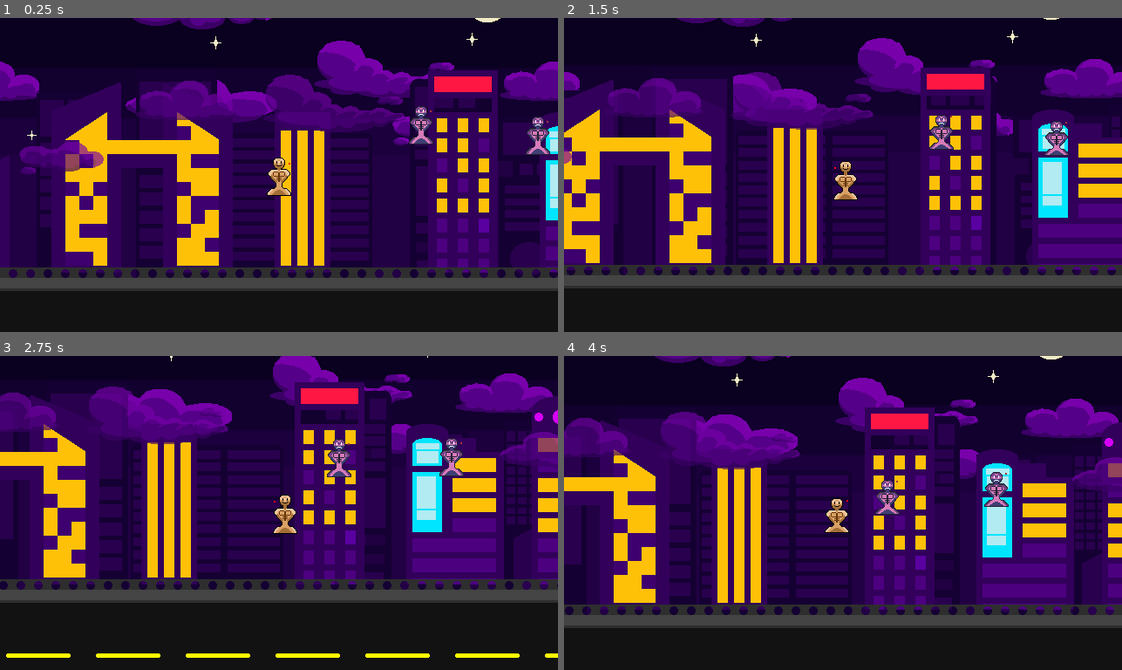
Above: before the commit, frames 1-4 (two rows, left to right).
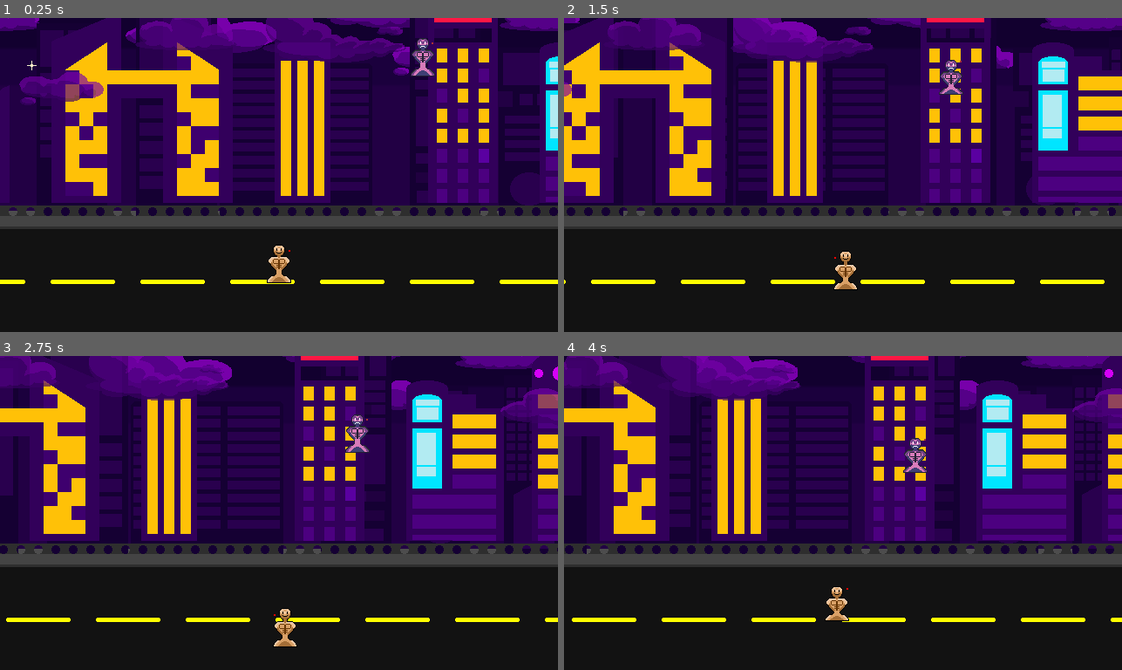
Above: after the commit, the same moments.

Repository: Tomaz-Arlindo/Godot-Survivors
Game: Godot game, scene res://World/world.tscn
Same seed, same stepped clock (60 frames per second), same inputs: the game is played once before the commit and once after it.
Inputs:
- Up to frame 1 (0.25 s): no input
- Up to frame 2 (1.5 s): hold D (right) 0.53-1.28 s; hold S (down) from 1.28 s (still down)
- Up to frame 3 (2.75 s): release S (down) at 2.03 s; hold D (right) from 2.03 s (still down)
- Up to frame 4 (4 s): release D (right) at 2.78 s; hold W (up) 2.78-3.53 s; hold A (left) from 3.53 s (still down)

The runs differ from the first frame. In frame 1, 63% of the frame differs, in the area x 0-100%, y 0-87%; in frame 2, 61%; in frame 3, 53%; in frame 4, 64%.

Commit message:
hitbox and hurtbox funcionalities

Diff:
--- a/Enemy/dummy_enemy.gd
+++ b/Enemy/dummy_enemy.gd
@@ -2,7 +2,7 @@
 
 
 @export var movement_speed = 20
-
+@export var hp = 10
 @onready var player = get_tree().get_first_node_in_group("player")
 @onready var sprite = $Sprite2D
 @onready var anim = $AnimationPlayer
@@ -19,3 +19,9 @@
 		sprite.flip_h = true
 	elif direction.x < -0.1:
 		sprite.flip_h = false
+
+
+func _on_hurt_box_hurt(damage):
+	hp -= damage
+	if hp <= 0:
+		queue_free()
--- a/Enemy/dummy_enemy.tscn
+++ b/Enemy/dummy_enemy.tscn
@@ -1,11 +1,13 @@
-[gd_scene load_steps=7 format=3 uid="uid://hk6oegcl1p8i"]
+[gd_scene load_steps=11 format=3 uid="uid://hk6oegcl1p8i"]
 
 [ext_resource type="Script" uid="uid://crxqoiybcjlu1" path="res://Enemy/dummy_enemy.gd" id="1_32u52"]
 [ext_resource type="Texture2D" uid="uid://7akyuwj5niyf" path="res://Textures/Enemy/Dummy-enemy.png" id="2_2r6sc"]
+[ext_resource type="PackedScene" uid="uid://c3cirgpopojvy" path="res://Utility/hurt_box.tscn" id="3_2r6sc"]
+[ext_resource type="PackedScene" uid="uid://df2g3f7a7lvsi" path="res://Utility/hit_box.tscn" id="4_32kck"]
 
 [sub_resource type="CapsuleShape2D" id="CapsuleShape2D_32u52"]
-radius = 7.0
-height = 34.0
+radius = 5.0
+height = 28.0
 
 [sub_resource type="Animation" id="Animation_32u52"]
 resource_name = "walk"
@@ -45,6 +47,12 @@
 &"walk": SubResource("Animation_32u52")
 }
 
+[sub_resource type="RectangleShape2D" id="RectangleShape2D_32kck"]
+size = Vector2(24, 44)
+
+[sub_resource type="RectangleShape2D" id="RectangleShape2D_o17a4"]
+size = Vector2(18, 37)
+
 [node name="dummy-enemy" type="CharacterBody2D"]
 motion_mode = 1
 script = ExtResource("1_32u52")
@@ -61,3 +69,24 @@
 libraries = {
 &"": SubResource("AnimationLibrary_32kck")
 }
+
+[node name="HurtBox" parent="." instance=ExtResource("3_2r6sc")]
+collision_layer = 4
+collision_mask = 4
+
+[node name="CollisionShape2D" parent="HurtBox" index="0"]
+position = Vector2(0, 2)
+shape = SubResource("RectangleShape2D_32kck")
+
+[node name="HitBox" parent="." instance=ExtResource("4_32kck")]
+collision_layer = 2
+collision_mask = 2
+
+[node name="CollisionShape2D" parent="HitBox" index="0"]
+position = Vector2(0, 1.5)
+shape = SubResource("RectangleShape2D_o17a4")
+
+[connection signal="hurt" from="HurtBox" to="." method="_on_hurt_box_hurt"]
+
+[editable path="HurtBox"]
+[editable path="HitBox"]
--- a/Player/Player.gd
+++ b/Player/Player.gd
@@ -2,6 +2,7 @@
 
 
 var movement_speed = 40.0
+var hp = 80
 @onready var sprite = $Sprite2D
 @onready var walkTimer = get_node("%walkTimer")
 
@@ -27,3 +28,8 @@
 
 	velocity = mov.normalized()*movement_speed
 	move_and_slide()
+
+
+func _on_hurt_box_hurt(damage):
+	hp -= damage
+	print(hp)
--- a/Player/Player.tscn
+++ b/Player/Player.tscn
@@ -1,11 +1,15 @@
-[gd_scene load_steps=4 format=3 uid="uid://cc525imf310bj"]
+[gd_scene load_steps=6 format=3 uid="uid://cc525imf310bj"]
 
 [ext_resource type="Script" uid="uid://c3lrp3gi0hmuw" path="res://Player/Player.gd" id="1_xmspm"]
 [ext_resource type="Texture2D" uid="uid://wr4jlqt2t3v4" path="res://Textures/Player/Dummy.png" id="2_0umox"]
+[ext_resource type="PackedScene" uid="uid://c3cirgpopojvy" path="res://Utility/hurt_box.tscn" id="3_tok1r"]
 
 [sub_resource type="CapsuleShape2D" id="CapsuleShape2D_stcs8"]
-radius = 7.0
-height = 34.0
+radius = 5.0
+height = 28.0
+
+[sub_resource type="RectangleShape2D" id="RectangleShape2D_ddoul"]
+size = Vector2(18, 38)
 
 [node name="Player" type="CharacterBody2D" groups=["player"]]
 motion_mode = 1
@@ -15,14 +19,28 @@
 texture = ExtResource("2_0umox")
 hframes = 3
 
+[node name="Camera2D" type="Camera2D" parent="."]
+limit_top = -309
+limit_bottom = 190
+position_smoothing_enabled = true
+
 [node name="CollisionShape2D" type="CollisionShape2D" parent="."]
 position = Vector2(0, 2)
 shape = SubResource("CapsuleShape2D_stcs8")
-
-[node name="Camera2D" type="Camera2D" parent="."]
-position_smoothing_enabled = true
 
 [node name="walkTimer" type="Timer" parent="."]
 unique_name_in_owner = true
 wait_time = 0.2
 one_shot = true
+
+[node name="HurtBox" parent="." instance=ExtResource("3_tok1r")]
+collision_layer = 2
+collision_mask = 2
+
+[node name="CollisionShape2D" parent="HurtBox" index="0"]
+position = Vector2(0, 2)
+shape = SubResource("RectangleShape2D_ddoul")
+
+[connection signal="hurt" from="HurtBox" to="." method="_on_hurt_box_hurt"]
+
+[editable path="HurtBox"]
--- /dev/null
+++ b/Utility/enemy_spawner.gd
@@ -0,0 +1,3 @@
+extends Node2D
+
+@export var spawns: Array[Spawn_info] = []
--- /dev/null
+++ b/Utility/enemy_spawner.tscn
@@ -0,0 +1,8 @@
+[gd_scene load_steps=2 format=3 uid="uid://brvcbiids43hp"]
+
+[ext_resource type="Script" uid="uid://cy2wvkssa6a5q" path="res://Utility/enemy_spawner.gd" id="1_v14hi"]
+
+[node name="EnemySpawner" type="Node2D"]
+script = ExtResource("1_v14hi")
+
+[node name="Timer" type="Timer" parent="."]
--- /dev/null
+++ b/Utility/hit_box.gd
@@ -0,0 +1,12 @@
+extends Area2D
+
+@export var damage = 1
+@onready var collision = $CollisionShape2D
+@onready var disableTimer = $DisableHitBoxTimer
+
+func tempdisable():
+	collision.call_deferred("set","disabled",true)
+	disableTimer.start()
+
+func _on_disable_hit_box_timer_timeout():
+	collision.call_deferred("set","disabled",false)
--- /dev/null
+++ b/Utility/hit_box.tscn
@@ -0,0 +1,16 @@
+[gd_scene load_steps=2 format=3 uid="uid://df2g3f7a7lvsi"]
+
+[ext_resource type="Script" uid="uid://pvsy7dbhooj3" path="res://Utility/hit_box.gd" id="1_n1tgr"]
+
+[node name="HitBox" type="Area2D" groups=["attack"]]
+collision_layer = 0
+collision_mask = 0
+script = ExtResource("1_n1tgr")
+
+[node name="CollisionShape2D" type="CollisionShape2D" parent="."]
+
+[node name="DisableHitBoxTimer" type="Timer" parent="."]
+wait_time = 0.5
+one_shot = true
+
+[connection signal="timeout" from="DisableHitBoxTimer" to="." method="_on_disable_hit_box_timer_timeout"]
--- /dev/null
+++ b/Utility/hurt_box.gd
@@ -0,0 +1,27 @@
+extends Area2D
+
+@export_enum("Cooldown","HitOnce","DisableHitBox") var HurtBoxType = 0
+
+@onready var collision = $CollisionShape2D
+@onready var disableTimer = $DisableTimer
+
+signal hurt(damage)
+
+func _on_area_entered(area):
+	if area.is_in_group("attack"):
+		if not area.get("damage") == null:
+			match HurtBoxType:
+				0: #Cooldown
+					collision.call_deferred("set", "disabled", true)
+					disableTimer.start()
+				1: #HitOnce
+					pass
+				2: #DisableHitBox
+					if area.has_method("tempdisable"):
+						area.tempdisable()
+			var damage = area.damage
+			emit_signal("hurt", damage)
+
+
+func _on_disable_timer_timeout():
+	collision.call_deferred("set", "disabled", false)
--- /dev/null
+++ b/Utility/hurt_box.tscn
@@ -0,0 +1,16 @@
+[gd_scene load_steps=2 format=3 uid="uid://c3cirgpopojvy"]
+
+[ext_resource type="Script" uid="uid://4eoh37do0wv" path="res://Utility/hurt_box.gd" id="1_flpa1"]
+
+[node name="HurtBox" type="Area2D"]
+collision_layer = 0
+collision_mask = 0
+script = ExtResource("1_flpa1")
+
+[node name="CollisionShape2D" type="CollisionShape2D" parent="."]
+
+[node name="DisableTimer" type="Timer" parent="."]
+wait_time = 0.5
+
+[connection signal="area_entered" from="." to="." method="_on_area_entered"]
+[connection signal="timeout" from="DisableTimer" to="." method="_on_disable_timer_timeout"]
--- /dev/null
+++ b/Utility/spawn_info.gd
@@ -0,0 +1,11 @@
+extends Resource
+
+class_name Spawn_info
+
+@export var time_start:int
+@export var time_end:int
+@export var enemy:Resource
+@export var enemy_num:int
+@export var enemy_spawn_delay:int
+
+var spawn_delay_counter = 0
--- a/World/world.tscn
+++ b/World/world.tscn
@@ -11,10 +11,10 @@
 
 [sub_resource type="WorldBoundaryShape2D" id="WorldBoundaryShape2D_l402w"]
 normal = Vector2(0, 1)
-distance = -21.0
+distance = -178.0
 
 [sub_resource type="WorldBoundaryShape2D" id="WorldBoundaryShape2D_j8job"]
-distance = -201.0
+distance = -363.0
 
 [node name="World" type="Node2D"]
 
@@ -78,6 +78,7 @@
 offset = Vector2(0, -50)
 
 [node name="Parallax-Road" type="Parallax2D" parent="Background"]
+scroll_offset = Vector2(0, 9)
 repeat_size = Vector2(1280, 0)
 repeat_times = 2
 
@@ -86,10 +87,7 @@
 texture = ExtResource("5_bkhv4")
 
 [node name="Player" parent="." instance=ExtResource("2_8a836")]
-position = Vector2(0, -70)
+position = Vector2(0, 110)
 
 [node name="dummy-enemy" parent="." instance=ExtResource("8_eidgh")]
 position = Vector2(168, -131)
-
-[node name="dummy-enemy2" parent="." instance=ExtResource("8_eidgh")]
-position = Vector2(302, -118)
--- a/project.godot
+++ b/project.godot
@@ -52,6 +52,13 @@
 ]
 }
 
+[layer_names]
+
+2d_physics/layer_1="World"
+2d_physics/layer_2="Player"
+2d_physics/layer_3="Enemy"
+2d_physics/layer_4="Loot"
+
 [rendering]
 
 textures/canvas_textures/default_texture_filter=0
Not shown, added: Utility/enemy_spawner.gd.uid
Not shown, added: Utility/hit_box.gd.uid
Not shown, added: Utility/hurt_box.gd.uid
Not shown, added: Utility/spawn_info.gd.uid
